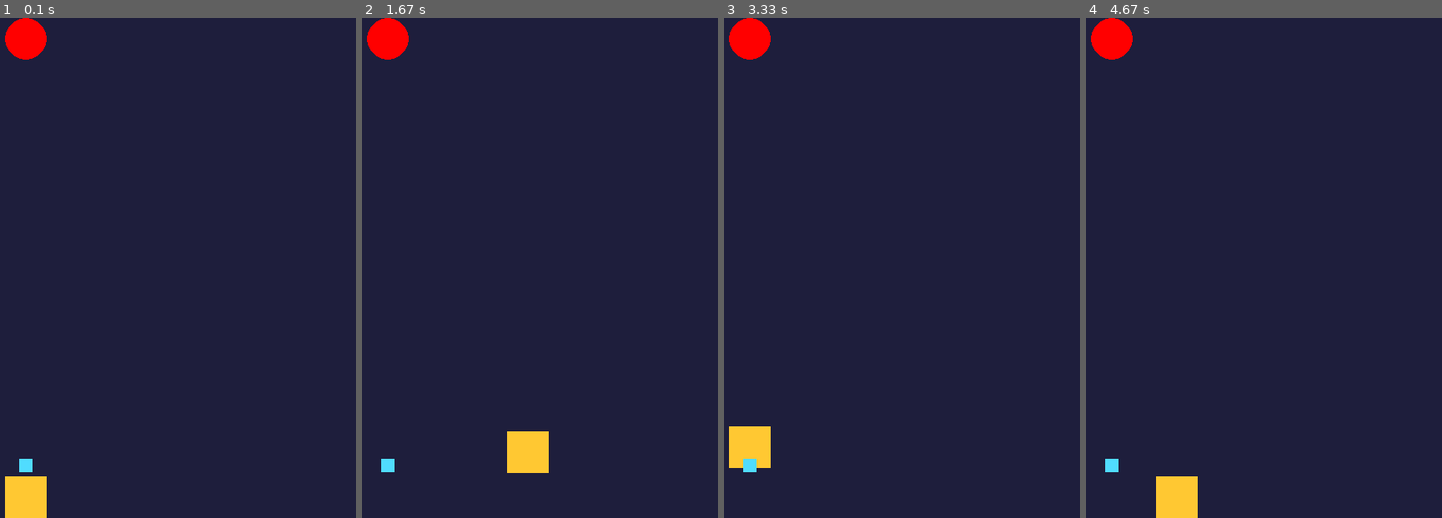
Above: before the commit, frames 1-4 (left to right).
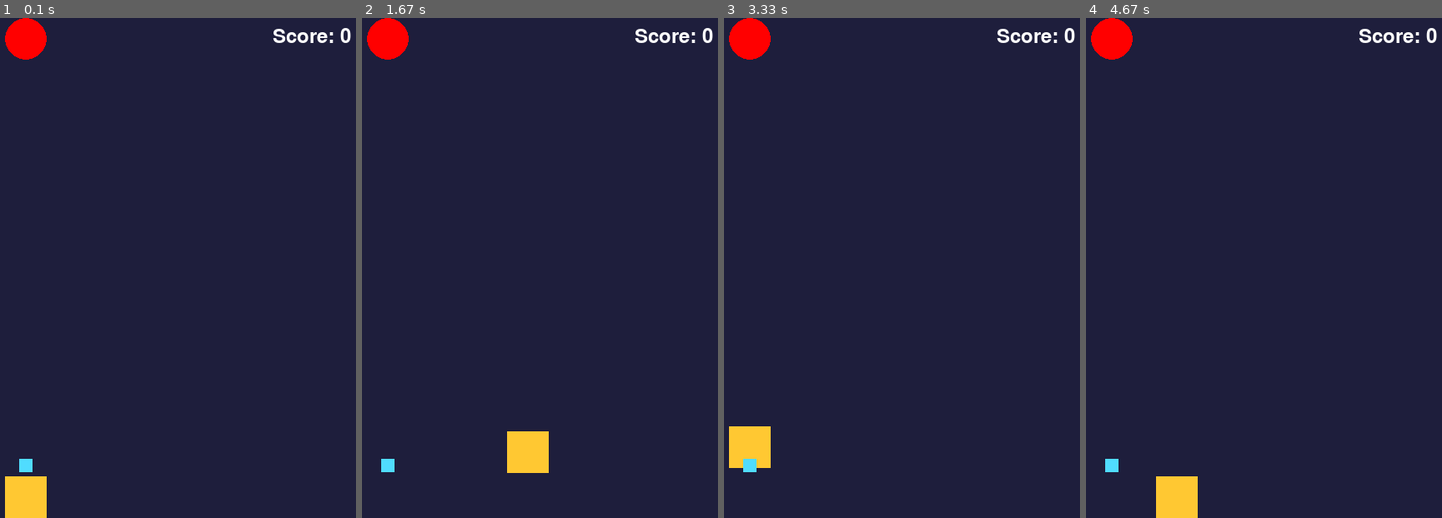
Above: after the commit, the same moments.

Repository: wooper15/pygame-lesson1-wooper15
Game: pygame game, started from main.py
The game is run twice, just before and just after one commit, with the same random seed, the same clock (stepped at 60 frames per second) and the same inputs.
Inputs:
- Up to frame 1 (0.1 s): no input
- Up to frame 2 (1.67 s): hold Right 0.33-0.8 s; hold Up 0.83-1.13 s; hold Right 1.17-1.63 s
- Up to frame 3 (3.33 s): hold Left 1.67-2.2 s; hold Down 2.23-2.53 s; hold Left 2.57-2.97 s; hold Up from 3 s (still down)
- Up to frame 4 (4.67 s): release Up at 3.37 s; hold Right 3.4-4.03 s; hold Down 4.07-4.43 s; hold Left from 4.47 s (still down)

The runs differ from the first frame. In frame 1, 0.3% of the frame differs, in the area x 76-99%, y 2-5%; in frame 2, 0.3%; in frame 3, 0.3%; in frame 4, 0.3%.

Commit message:
made it so the player wont be able to cross to the upper half of the game screen

Diff:
--- a/main.py
+++ b/main.py
@@ -23,11 +23,13 @@
 
 projectile_one_x = WIDTH // 2 - PROJECTILE_ONE_SIZE // 2
 projectile_one_y = y - PROJECTILE_ONE_SIZE - 5
+score = 0
 
 
 async def main():
-    global x, y, target_x
+    global x, y, target_x, score
 
+    font = pygame.font.Font(None, 36)
     running = True
 
     while running:
@@ -52,9 +54,9 @@
         if keys[pygame.K_DOWN]:
             y += SPEED
 
-        # Subtract PLAYER_SIZE so the whole square stays inside the window.
+        # Keep the square's top edge at or below the screen midpoint.
         x = max(0, min(x, WIDTH - PLAYER_SIZE))
-        y = max(0, min(y, HEIGHT - PLAYER_SIZE))
+        y = max(HEIGHT // 2, min(y, HEIGHT - PLAYER_SIZE))
 
         # DRAW
         screen.fill((30, 30, 60))
@@ -74,6 +76,7 @@
         )
         target_hit = projectile_rect.colliderect(target_rect)
         if target_hit:
+            score += 1
             # Keep the target's full diameter inside the window.
             target_x = random.randint(TARGET_RADIUS, WIDTH - TARGET_RADIUS)
 
@@ -101,6 +104,11 @@
             )
         )
 
+        score_text = font.render(f"Score: {score}", True, (255, 255, 255))
+        # Anchor the score's top-right corner inside the window.
+        score_rect = score_text.get_rect(topright=(WIDTH - 10, 10))
+        screen.blit(score_text, score_rect)
+
         pygame.display.flip()
 
         # Required for running Pygame in the browser
